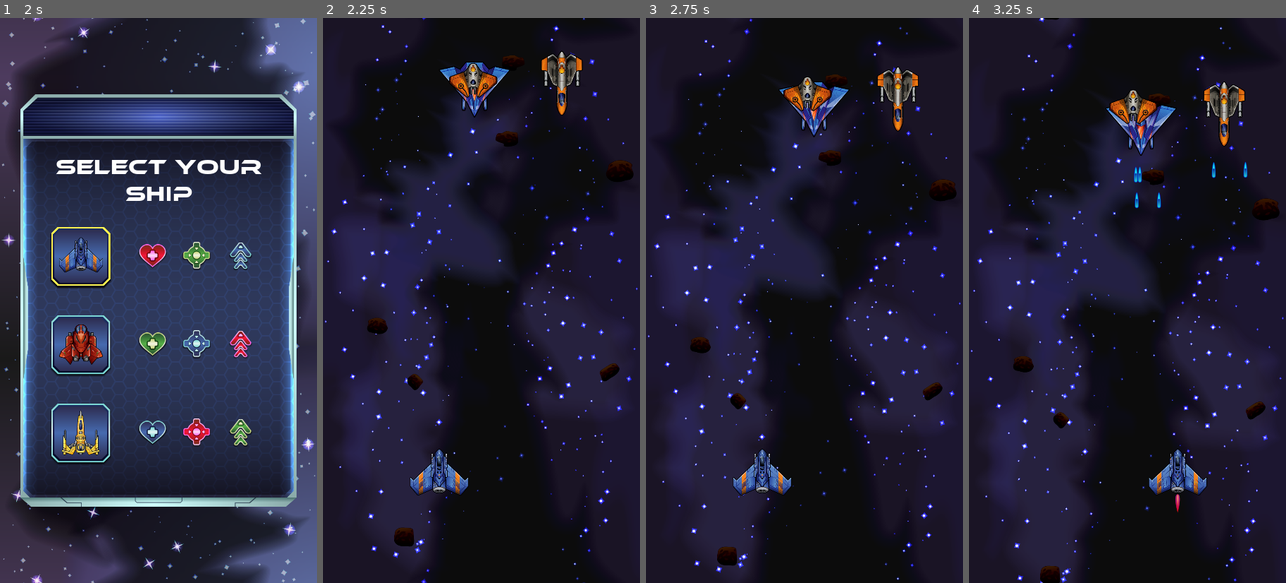
Above: before the commit, frames 1-4 (left to right).
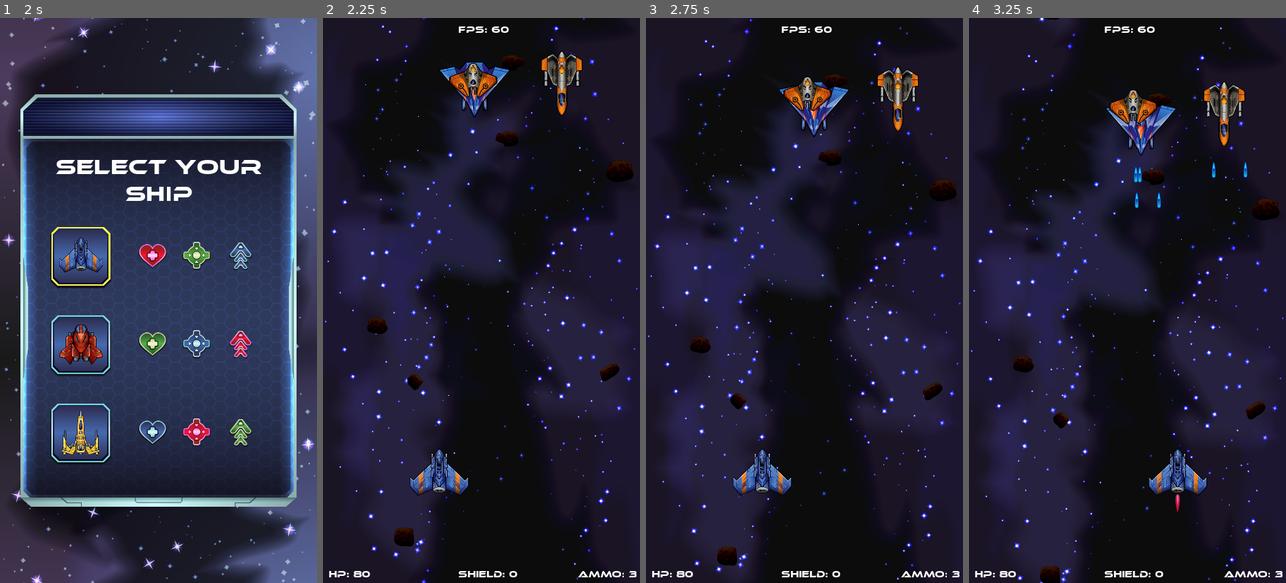
Above: after the commit, the same moments.

Repository: diegocantelmi82/TP-Final-Programacion-3
Game: Godot game, scene res://scenes/Main.tscn
The game is run twice, just before and just after one commit, with the same random seed, the same clock (stepped at 60 frames per second) and the same inputs.
Inputs (mouse positions are in pixels of both pictures, inside the frame that each line leads up to):
- Up to frame 1 (2 s): click (158, 357) at 0.5 s; click (158, 357) at 1.25 s
- Up to frame 2 (2.25 s): click (405, 255) at 2 s
- Up to frame 3 (2.75 s): no input
- Up to frame 4 (3.25 s): tap Enter (continue) at 2.75 s; move the mouse to (1197, 272) at 2.77 s; hold Right (move_right) from 2.78 s (still down); hold Enter (continue) from 2.78 s (still down)

Frame 1 is identical in both runs. In frame 2, 0.5% of the frame differs, in the area x 1-99%, y 1-99%; in frame 3, 0.5%; in frame 4, 0.5%.

Commit message:
Se agrega UI

Diff:
--- a/common/Player.gd
+++ b/common/Player.gd
@@ -12,16 +12,22 @@
 			player_ship.AVENGER:
 								{
 								"is_alive": 1,
+								"hp": 80,
+								"shield": 0,
 								"secondary_ammo": secondary_ammo
 								},
 			player_ship.DEFENDER:
 								{
 								"is_alive": 1,
+								"hp": 120,
+								"shield": 0,
 								"secondary_ammo": secondary_ammo
 								},
 			player_ship.STRIKER:
 								{
 								"is_alive": 1,
+								"hp": 100,
+								"shield": 0,
 								"secondary_ammo": secondary_ammo
 								}
 			}
--- a/common/Settings.gd
+++ b/common/Settings.gd
@@ -1,4 +1,7 @@
 extends Node
+
+# Debug
+var debug: bool = true
 
 # Settings
 var music_volume: float = 0.5
--- a/common/Ship.gd
+++ b/common/Ship.gd
@@ -42,7 +42,14 @@
 	if area.type == "bullet":
 		if shield > 0:
 			shield -= area.power
+			shield = clamp(shield, 0, MAX_SHIELD)
 		else:
 			hp -= area.power
+			hp = clamp(hp, 0, MAX_HP)
 	elif area.type == "enemy":
 		hp = 0
+		shield = 0
+
+	if self.type == "player":
+		Player.ships[Player.main_ship].hp = hp
+		Player.ships[Player.main_ship].shield = shield
--- a/scenes/levels/Level1/Level1.tscn
+++ b/scenes/levels/Level1/Level1.tscn
@@ -1,7 +1,8 @@
-[gd_scene load_steps=5 format=2]
+[gd_scene load_steps=6 format=2]
 
 [ext_resource path="res://common/Level.gd" type="Script" id=1]
 [ext_resource path="res://scenes/parallax/Parallax.tscn" type="PackedScene" id=2]
+[ext_resource path="res://scenes/ui/Ui.tscn" type="PackedScene" id=3]
 [ext_resource path="res://assets/backgrounds/background1.png" type="Texture" id=4]
 [ext_resource path="res://assets/backgrounds/meteors.png" type="Texture" id=5]
 
@@ -14,3 +15,5 @@
 [node name="ParallaxBackground2" parent="." instance=ExtResource( 2 )]
 speed = 130
 background = ExtResource( 5 )
+
+[node name="Ui" parent="." instance=ExtResource( 3 )]
--- a/scenes/levels/Level2/Level2.tscn
+++ b/scenes/levels/Level2/Level2.tscn
@@ -1,9 +1,12 @@
-[gd_scene load_steps=3 format=2]
+[gd_scene load_steps=4 format=2]
 
 [ext_resource path="res://scenes/parallax/Parallax.tscn" type="PackedScene" id=1]
 [ext_resource path="res://assets/backgrounds/background2.png" type="Texture" id=2]
+[ext_resource path="res://scenes/ui/Ui.tscn" type="PackedScene" id=3]
 
 [node name="Level2" type="Node2D"]
 
 [node name="ParallaxBackground" parent="." instance=ExtResource( 1 )]
 background = ExtResource( 2 )
+
+[node name="Ui" parent="." instance=ExtResource( 3 )]
--- a/scenes/levels/Level3/Level3.tscn
+++ b/scenes/levels/Level3/Level3.tscn
@@ -1,8 +1,9 @@
-[gd_scene load_steps=4 format=2]
+[gd_scene load_steps=5 format=2]
 
 [ext_resource path="res://assets/backgrounds/background3.png" type="Texture" id=1]
 [ext_resource path="res://scenes/parallax/Parallax.tscn" type="PackedScene" id=2]
 [ext_resource path="res://assets/backgrounds/stars.png" type="Texture" id=3]
+[ext_resource path="res://scenes/ui/Ui.tscn" type="PackedScene" id=4]
 
 [node name="Level3" type="Node2D"]
 
@@ -11,3 +12,5 @@
 
 [node name="ParallaxBackground2" parent="." instance=ExtResource( 2 )]
 background = ExtResource( 3 )
+
+[node name="Ui" parent="." instance=ExtResource( 4 )]
--- a/scenes/levels/Level4/Level4.tscn
+++ b/scenes/levels/Level4/Level4.tscn
@@ -1,9 +1,10 @@
-[gd_scene load_steps=5 format=2]
+[gd_scene load_steps=6 format=2]
 
 [ext_resource path="res://scenes/parallax/Parallax.tscn" type="PackedScene" id=1]
 [ext_resource path="res://assets/backgrounds/stars.png" type="Texture" id=2]
 [ext_resource path="res://assets/backgrounds/meteors.png" type="Texture" id=3]
 [ext_resource path="res://assets/backgrounds/background4.png" type="Texture" id=4]
+[ext_resource path="res://scenes/ui/Ui.tscn" type="PackedScene" id=5]
 
 [node name="Level4" type="Node2D"]
 
@@ -15,3 +16,5 @@
 
 [node name="ParallaxBackground3" parent="." instance=ExtResource( 1 )]
 background = ExtResource( 2 )
+
+[node name="Ui" parent="." instance=ExtResource( 5 )]
--- /dev/null
+++ b/scenes/ui/Ui.gd
@@ -0,0 +1,17 @@
+extends CanvasLayer
+
+func _ready():
+	if Settings.debug:
+		$FPS.show()
+
+	$HP.text = "HP: " + str(Player.ships[Player.main_ship].hp)
+	$Shield.text = "Shield: " + str(Player.ships[Player.main_ship].shield)
+	$Ammo.text = "Ammo: " + str(Player.ships[Player.main_ship].secondary_ammo)
+
+func _process(delta):
+	if Settings.debug:
+		$FPS.text = "FPS: " + str(Engine.get_frames_per_second())
+
+	$HP.text = "HP: " + str(Player.ships[Player.main_ship].hp)
+	$Shield.text = "Shield: " + str(Player.ships[Player.main_ship].shield)
+	$Ammo.text = "Ammo: " + str(Player.ships[Player.main_ship].secondary_ammo)
--- /dev/null
+++ b/scenes/ui/Ui.tscn
@@ -0,0 +1,52 @@
+[gd_scene load_steps=4 format=2]
+
+[ext_resource path="res://assets/fonts/ethnocentric rg.otf" type="DynamicFontData" id=1]
+[ext_resource path="res://scenes/ui/Ui.gd" type="Script" id=2]
+
+[sub_resource type="DynamicFont" id=1]
+size = 32
+font_data = ExtResource( 1 )
+
+[node name="Ui" type="CanvasLayer"]
+script = ExtResource( 2 )
+
+[node name="HP" type="Label" parent="."]
+anchor_top = 1.0
+anchor_bottom = 1.0
+margin_left = 20.0
+margin_top = -50.0
+margin_right = 40.0
+custom_fonts/font = SubResource( 1 )
+text = "HP:"
+
+[node name="Shield" type="Label" parent="."]
+anchor_left = 0.5
+anchor_top = 1.0
+anchor_right = 0.5
+anchor_bottom = 1.0
+margin_left = -80.0
+margin_top = -50.0
+margin_right = 37.0
+custom_fonts/font = SubResource( 1 )
+text = "Shield:"
+
+[node name="Ammo" type="Label" parent="."]
+anchor_left = 1.0
+anchor_top = 1.0
+anchor_right = 1.0
+anchor_bottom = 1.0
+margin_left = -210.0
+margin_top = -50.0
+custom_fonts/font = SubResource( 1 )
+text = "Ammo:"
+
+[node name="FPS" type="Label" parent="."]
+visible = false
+anchor_left = 0.5
+anchor_right = 0.5
+margin_left = -80.0
+margin_top = 20.0
+margin_right = 37.0
+margin_bottom = 50.0
+custom_fonts/font = SubResource( 1 )
+text = "FPS:"
